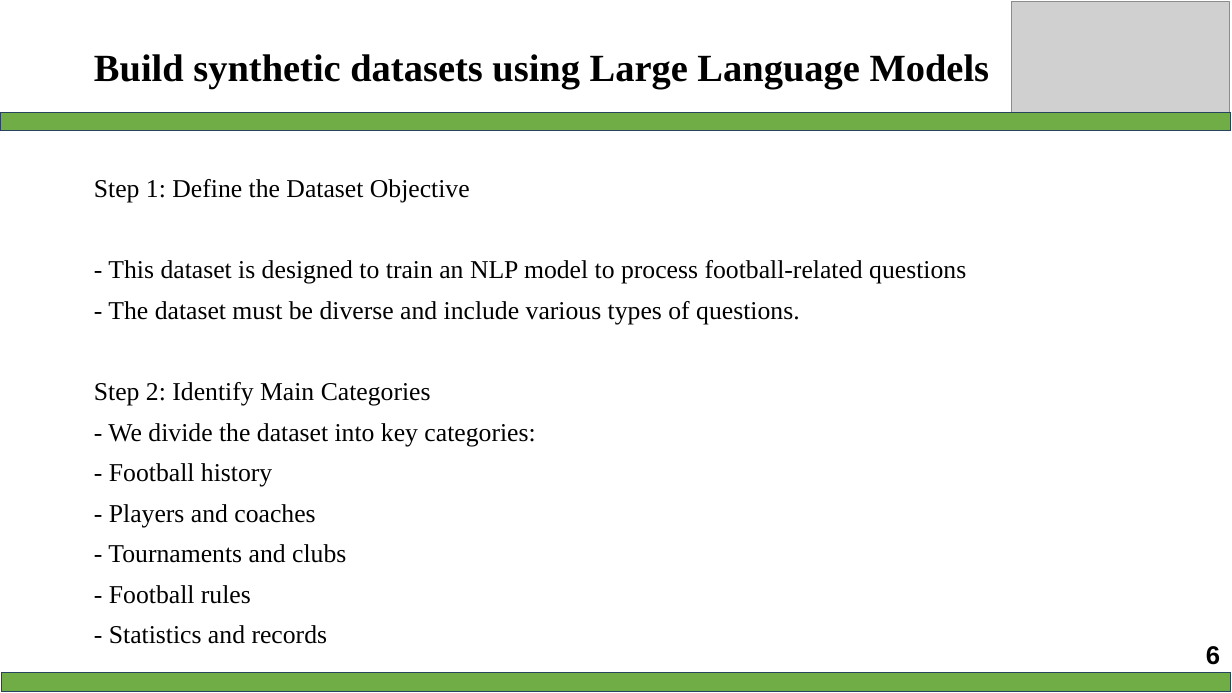
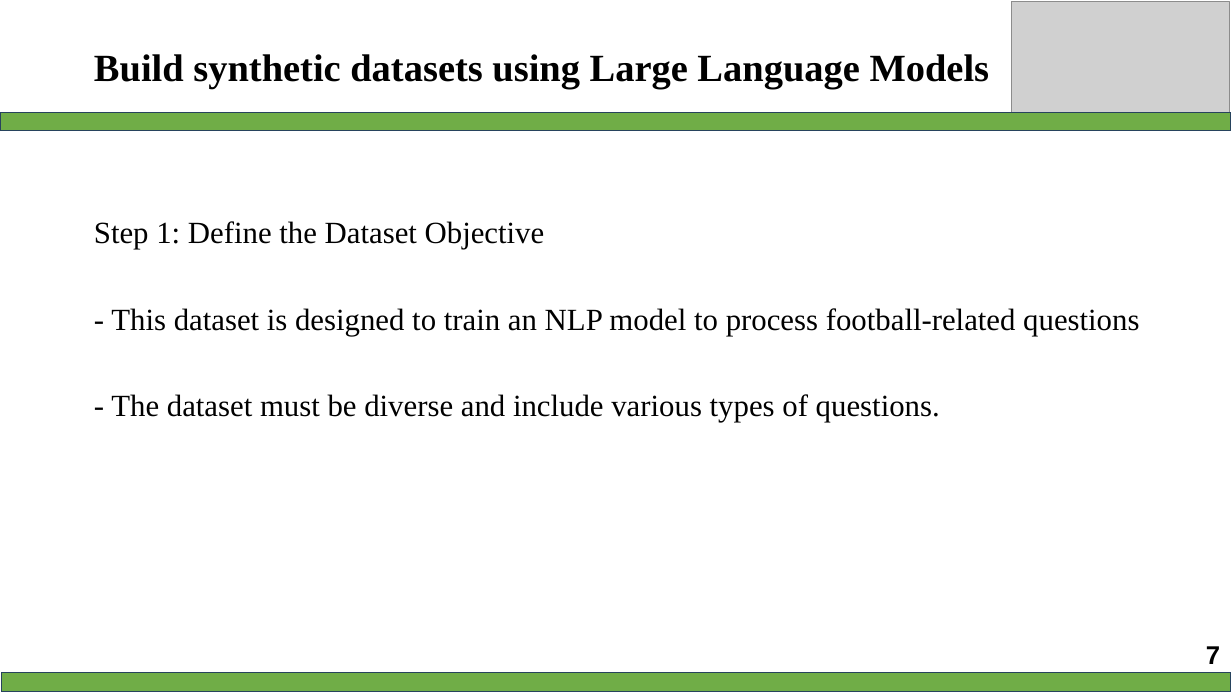
Before and after one commit to AmbiguousTimekeepr/midterm_NLP-with-RAG-, a slide deck: slide 7 of 522H0138_522H0092.pptx (slide 6 before the commit). Drawn at 1232x693 pixels with LibreOffice and Linux fonts; fonts in the diff are those of the drawing; grey boxes stand for pictures. Boxes give left, top, right and bottom in pixels: in the first picture for what was removed or moved away, otherwise in the second. Text is boxed around its words. In the diff, an @@ line names an element or a change of style, - is before the commit and + after.

```diff
--- a/522H0138_522H0092.pptx
+++ b/522H0138_522H0092.pptx
@@ text "Step 1: Define the Dataset ..." at (94, 221, 1139, 422): size 20 to 24 pt; line spacing 0.9 to 2 @@
@@ text at (94, 382, 535, 604): paragraphs removed @@
-Step 2: Identify Main Categories
-- We divide the dataset into key categories:
-- Football history
-- Players and coaches
-- Tournaments and clubs
-- Football rules
-- Statistics and records
@@ page number at (1206, 646, 1220, 664): text changed @@
-6
+7
```
Also in this commit, not shown: 19 other slides changed, 6 slides added, 2 slides removed.
